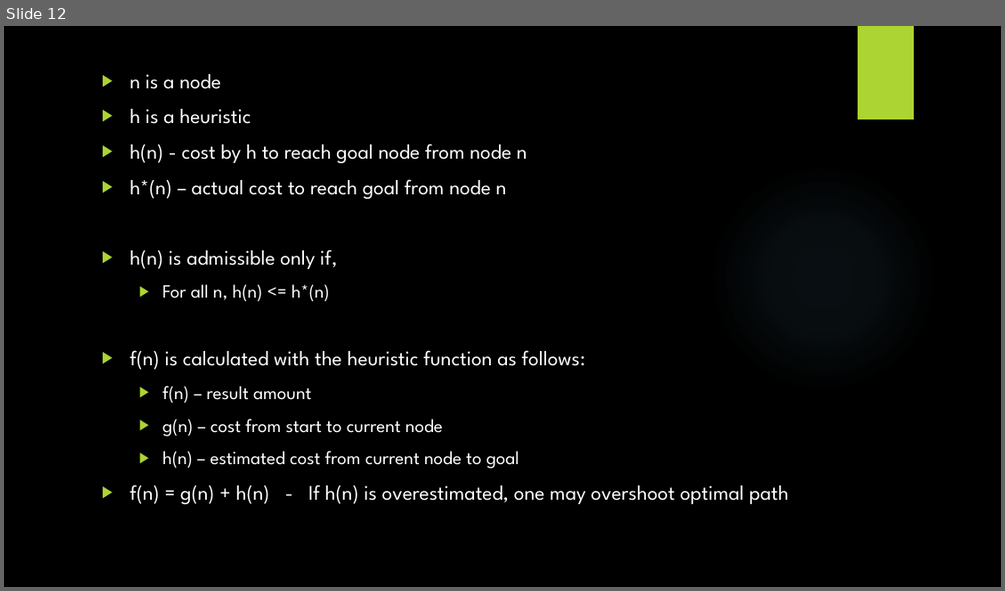
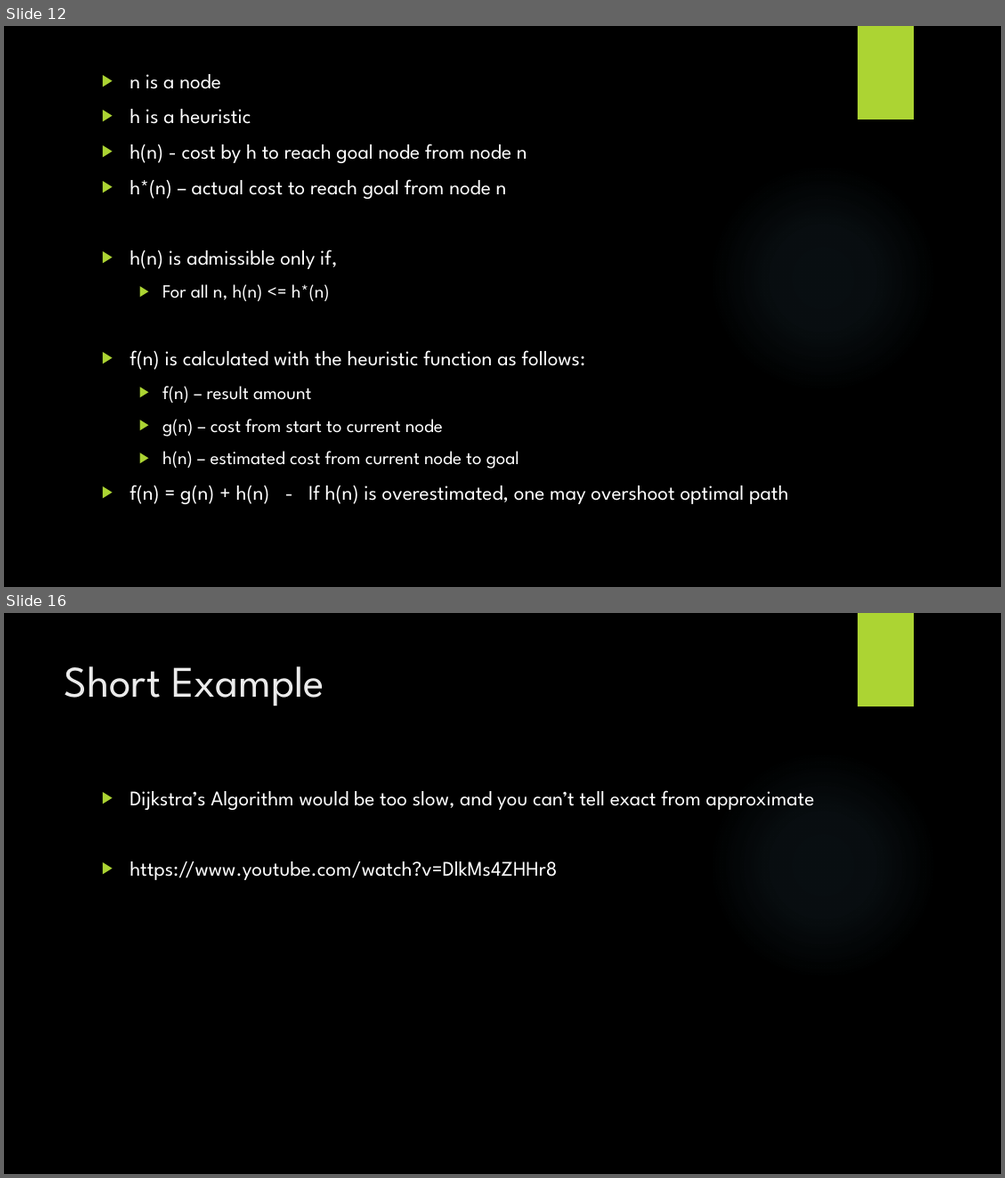
Before and after one commit to StevenPG/GraphTheoryProject2016, a slide deck: Documents/GraphTheoryPresentation.pptx. Shown one above the other, each under a label of ours: slide 12 before the commit, slides 12 and 16 after it; the slides between them are not shown. The pictures are 1005x591 and 1005x1178 pixels, drawn with LibreOffice and Linux fonts; fonts in the diff are those of the drawing; background and template pictures are left out. Boxes give left, top, right and bottom in pixels: in the first picture for what was removed or moved away, otherwise in the second. Text is boxed around its words. In the diff, an @@ line names an element or a change of style, - is before the commit and + after.

```diff
--- a/Documents/GraphTheoryPresentation.pptx
+++ b/Documents/GraphTheoryPresentation.pptx
@@ slide 16 added at bbox=[4, 613, 1001, 1174], background picture (left out); not listed: 2 template elements that a slide beside it also shows @@
@@ title added at bbox=[65, 666, 324, 706], 42 pt, text #EBEBEB @@
+Short Example
@@ text added at bbox=[129, 790, 815, 880], 20 pt, text #FFFFFF @@
+▶ Dijkstra’s Algorithm would be too slow, and you can’t tell exact from approximate
+▶ https://www.youtube.com/watch?v=DlkMs4ZHHr8
```
Also in this commit, not shown: 2 slides changed, 6 other slides added, 4 slides removed.
